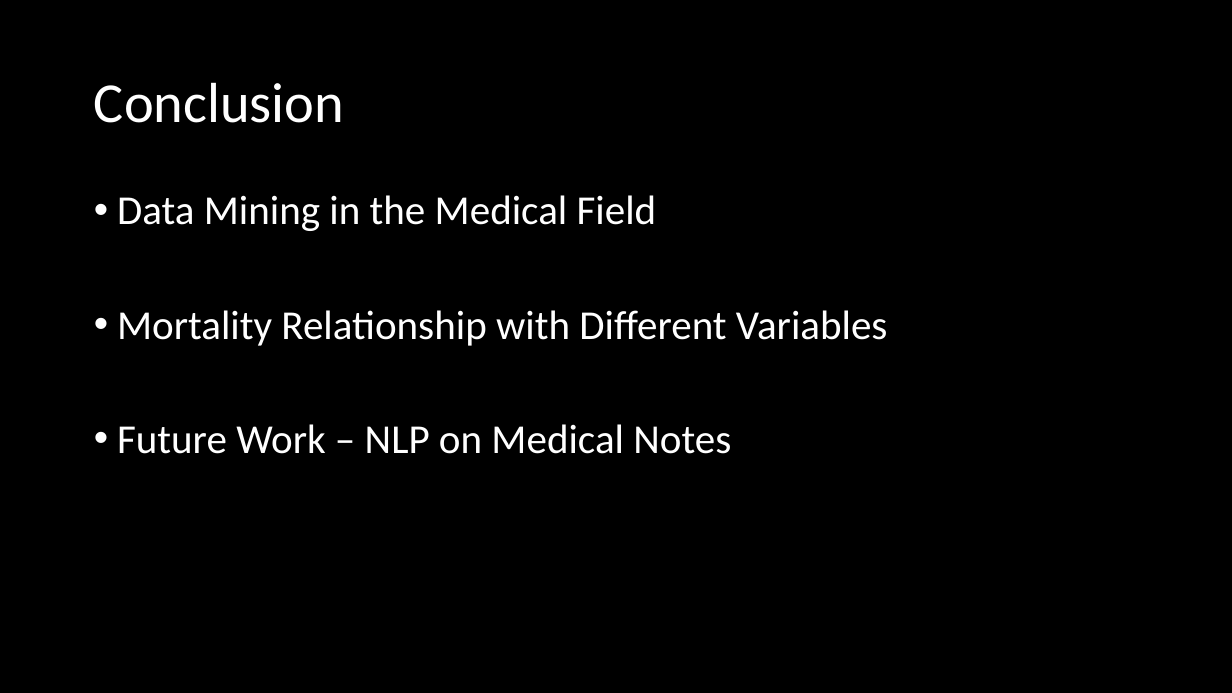
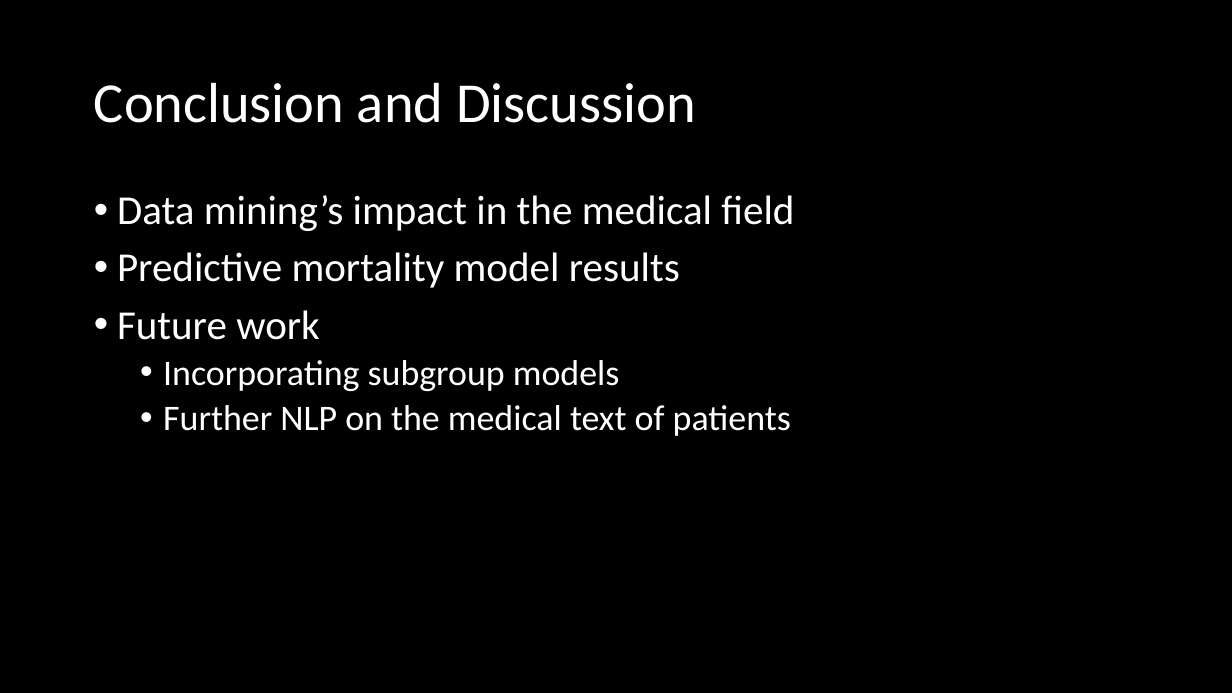
Before and after one commit to imw2/Diabetes-Diagnosis-Prediction, a slide deck: slide 13 of Presentation/FinalPresentationWittler.pptx (slide 12 before the commit). Drawn at 1232x693 pixels with LibreOffice and Linux fonts; fonts in the diff are those of the drawing. Boxes give left, top, right and bottom in pixels: in the first picture for what was removed or moved away, otherwise in the second. Text is boxed around its words. In the diff, an @@ line names an element or a change of style, - is before the commit and + after.

```diff
--- a/Presentation/FinalPresentationWittler.pptx
+++ b/Presentation/FinalPresentationWittler.pptx
@@ title at (94, 82, 696, 123): text changed @@
-Conclusion
+Conclusion and Discussion
@@ text at (117, 195, 794, 436): text changed @@
-• Data Mining in the Medical Field
-• Mortality Relationship with Different Variables
-• Future Work – NLP on Medical Notes
+• Data mining’s impact in the medical field
+• Predictive mortality model results
+• Future work
+  • Incorporating subgroup models
+  • Further NLP on the medical text of patients
```
Also in this commit, not shown: 1 other slide changed, 1 slide added.
